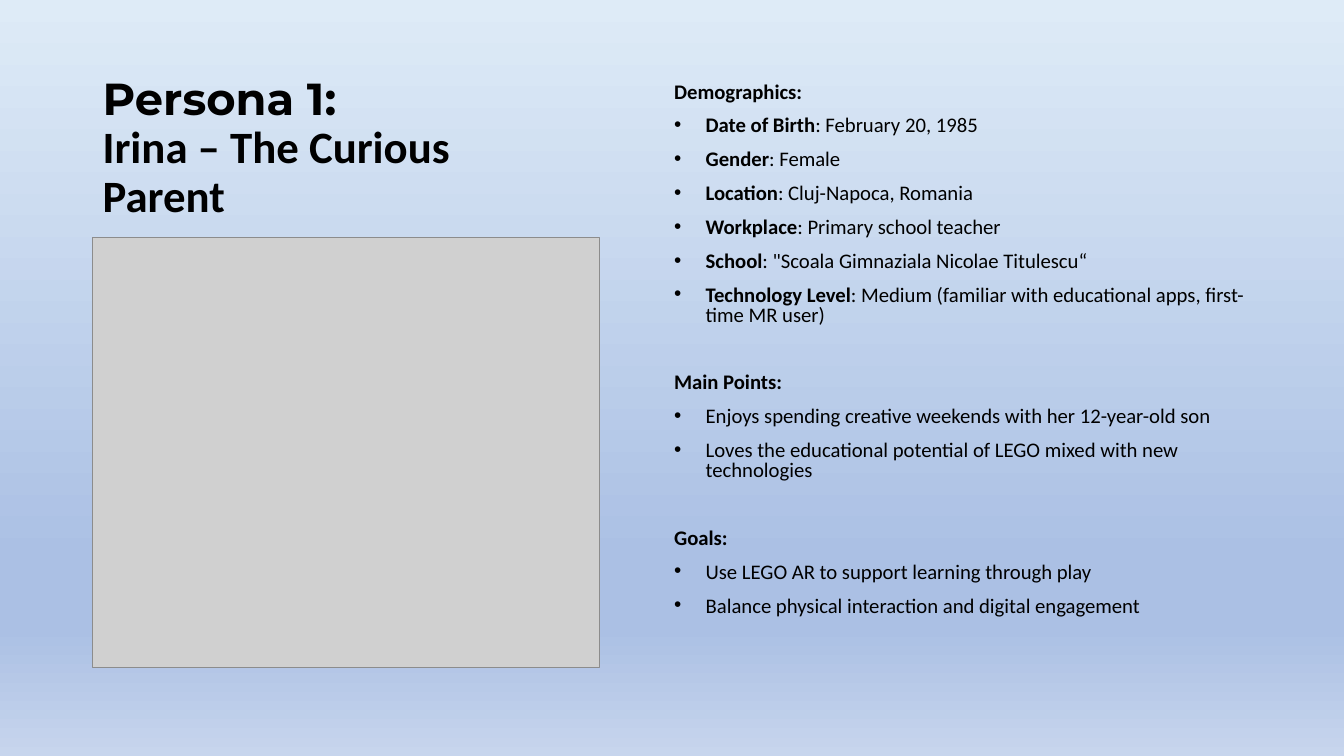
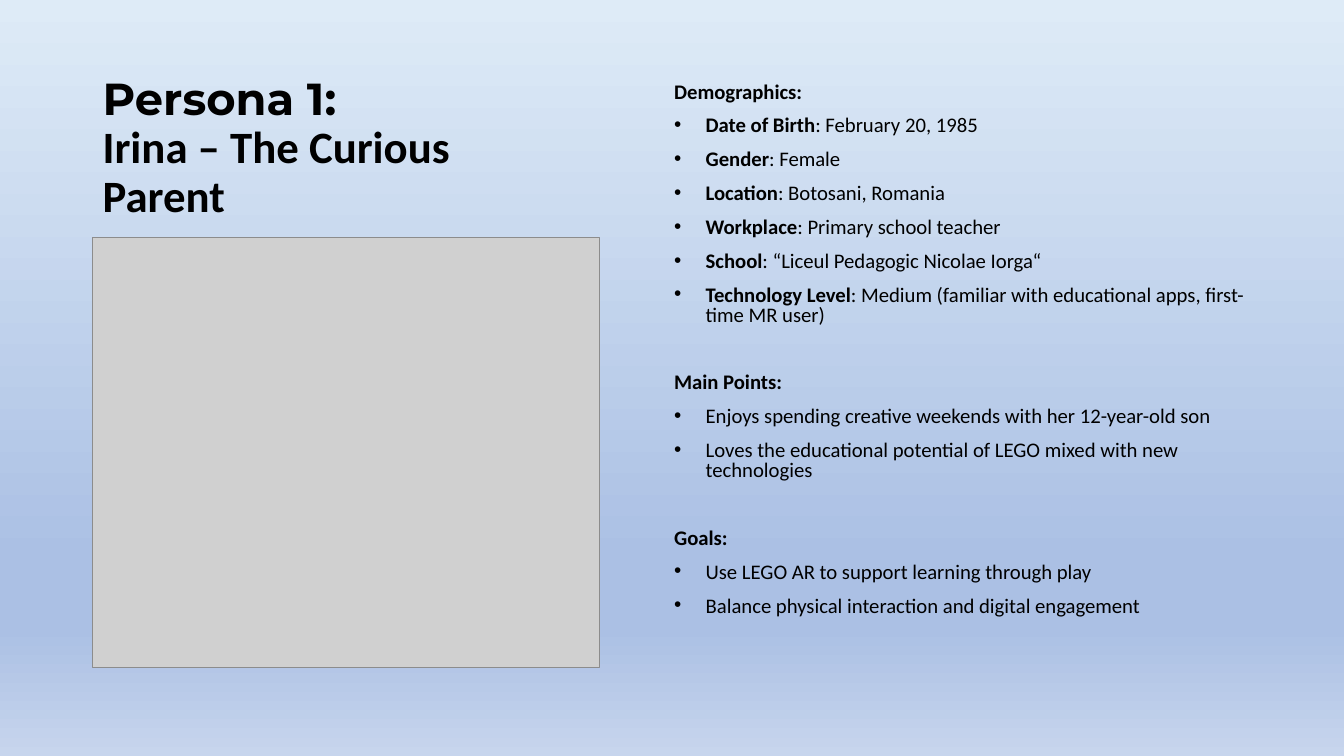
Before and after one commit to n-amalia/HCI-LEGO-2025, a slide deck: slide 2 of Persona profiles.pptx. Drawn at 1344x756 pixels with LibreOffice and Linux fonts; fonts in the diff are those of the drawing; grey boxes stand for pictures. Boxes give left, top, right and bottom in pixels: in the first picture for what was removed or moved away, otherwise in the second. Text is boxed around its words. In the diff, an @@ line names an element or a change of style, - is before the commit and + after.

```diff
--- a/Persona profiles.pptx
+++ b/Persona profiles.pptx
@@ text at bbox=[706, 185, 945, 203]: text changed @@
-• Location: Cluj-Napoca, Romania
+• Location: Botosani, Romania
@@ text at bbox=[706, 253, 1042, 272]: text changed @@
-• School: "Scoala Gimnaziala Nicolae Titulescu“
+• School: “Liceul Pedagogic Nicolae Iorga“
```
Also in this commit, not shown: 3 other slides changed, 3 slides added.
